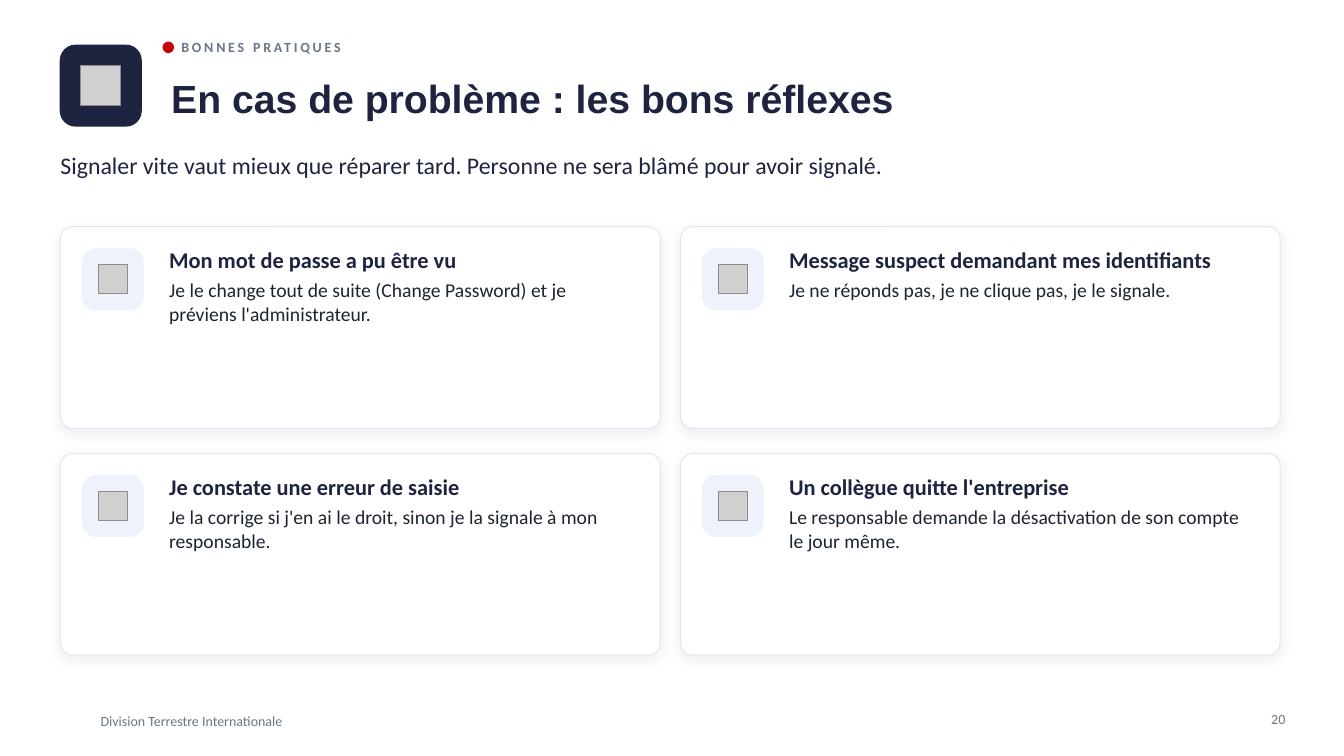
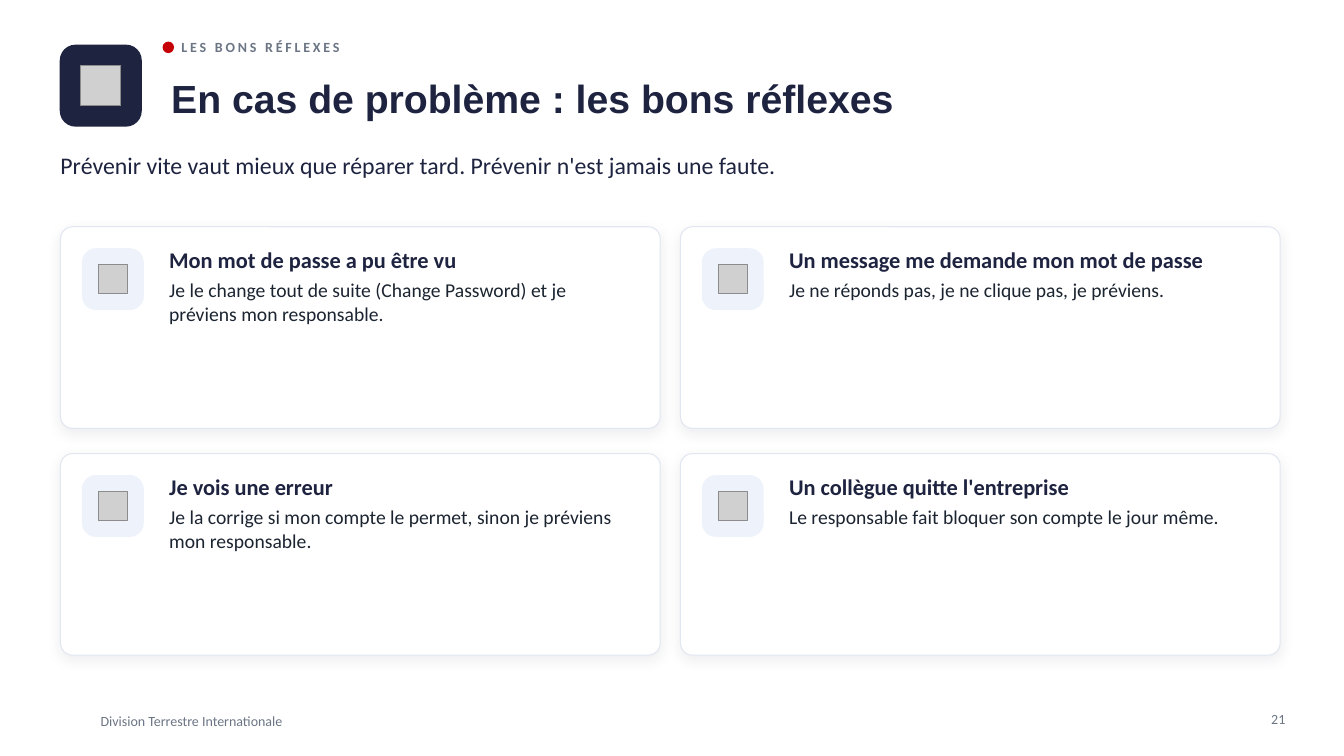
Before and after one commit to meledjearmel/portfolio-assets, a slide deck: slide 21 of formations/dti/presentation-division-terrestre-internationale.pptx (slide 20 before the commit). Drawn at 1344x756 pixels with LibreOffice and Linux fonts; fonts in the diff are those of the drawing; grey boxes stand for pictures; background and template pictures are left out. Boxes give left, top, right and bottom in pixels: in the first picture for what was removed or moved away, otherwise in the second. Text is boxed around its words. In the diff, an @@ line names an element or a change of style, - is before the commit and + after.

```diff
--- a/formations/dti/presentation-division-terrestre-internationale.pptx
+++ b/formations/dti/presentation-division-terrestre-internationale.pptx
@@ text at [181, 41, 339, 52]: text changed @@
-BONNES PRATIQUES
+LES BONS RÉFLEXES
@@ text at [60, 157, 775, 178]: text changed @@
-Signaler vite vaut mieux que réparer tard. Personne ne sera blâmé pour avoir signalé.
+Prévenir vite vaut mieux que réparer tard. Prévenir n'est jamais une faute.
@@ text at [789, 252, 1203, 301]: text changed @@
-Message suspect demandant mes identifiants
-Je ne réponds pas, je ne clique pas, je le signale.
+Un message me demande mon mot de passe
+Je ne réponds pas, je ne clique pas, je préviens.
@@ text at [169, 283, 566, 324]: text changed @@
-Je le change tout de suite (Change Password) et je préviens l'administrateur.
+Je le change tout de suite (Change Password) et je préviens mon responsable.
@@ text at [169, 479, 611, 551]: text changed @@
-Je constate une erreur de saisie
-Je la corrige si j'en ai le droit, sinon je la signale à mon responsable.
+Je vois une erreur
+Je la corrige si mon compte le permet, sinon je préviens mon responsable.
@@ text at [789, 510, 1219, 528]: text changed @@
-Le responsable demande la désactivation de son compte le jour même.
+Le responsable fait bloquer son compte le jour même.
@@ page number at [1271, 715, 1285, 724]: text changed @@
-20
+21
```
Also in this commit, not shown: 23 other slides changed, 1 slide added, 1 other file.
